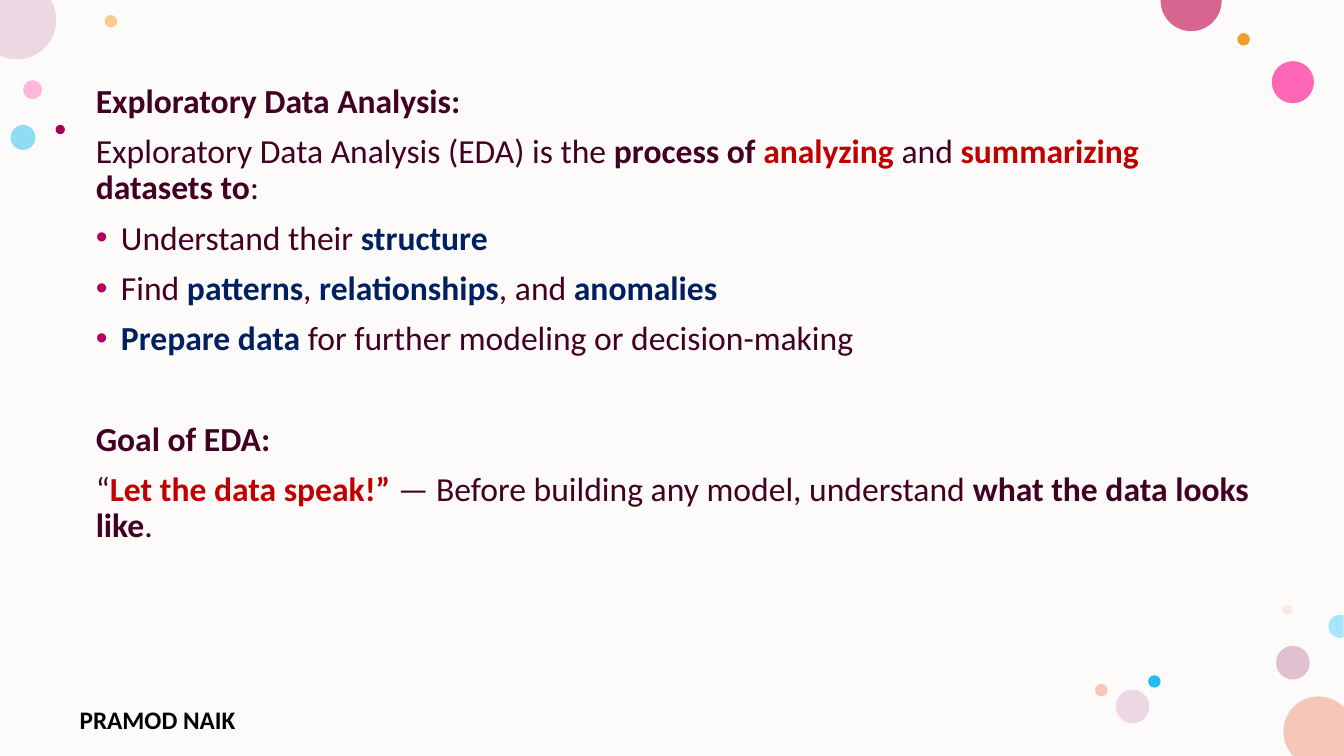
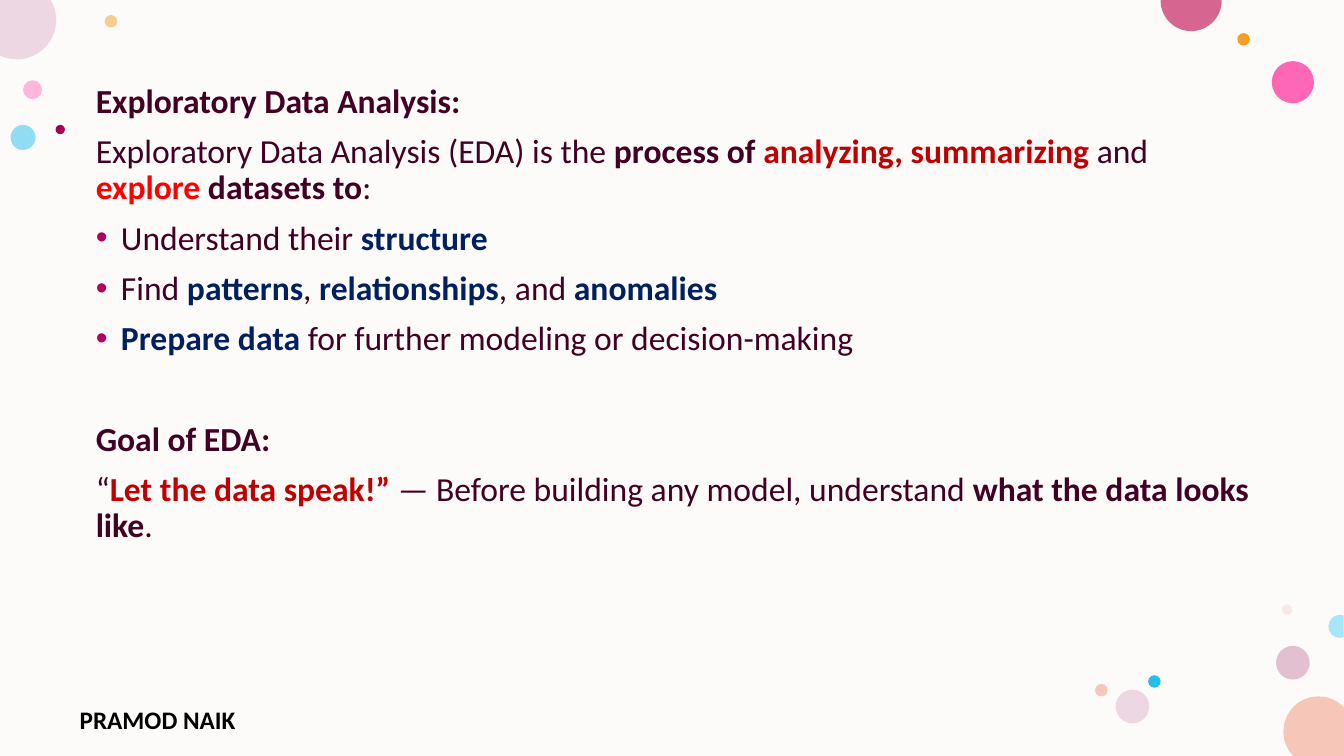
Before and after one commit to PRAMODNAIK-DEV/MCA-2nd-Sem-ML-Data-Analytics-Shridevi-College, a slide deck: slide 2 of Theory Class-Notes/Unit-5 Data Analytics and Real-World Applications.pptx. Drawn at 1344x756 pixels with LibreOffice and Linux fonts; fonts in the diff are those of the drawing; background and template pictures are left out. Boxes give left, top, right and bottom in pixels: in the first picture for what was removed or moved away, otherwise in the second. Text is boxed around its words. In the diff, an @@ line names an element or a change of style, - is before the commit and + after.

```diff
--- a/Theory Class-Notes/Unit-5 Data Analytics and Real-World Applications.pptx
+++ b/Theory Class-Notes/Unit-5 Data Analytics and Real-World Applications.pptx
@@ text at [96,138,1148,205]: text changed @@
-Exploratory Data Analysis (EDA) is the process of analyzing and summarizing datasets to:
+Exploratory Data Analysis (EDA) is the process of analyzing, summarizing and explore datasets to:
```
Also in this commit, not shown: 2 other slides changed, 23 slides added, 6 slides removed, 1 other file.
